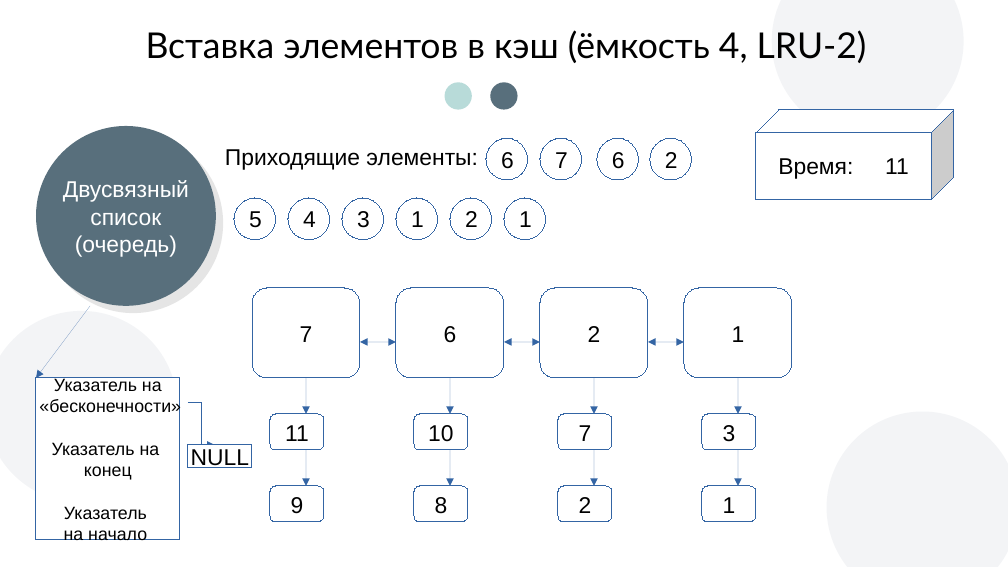
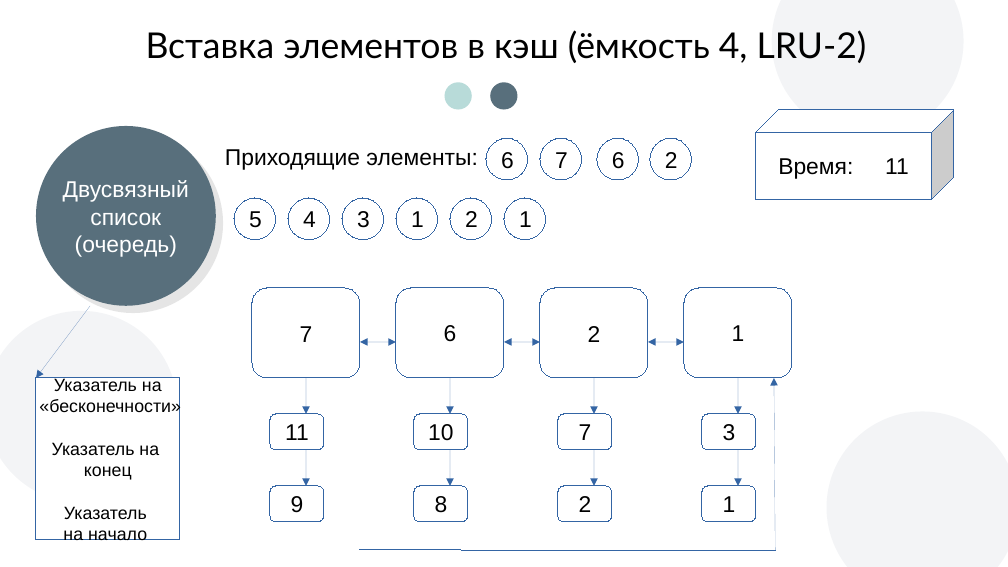
Before and after one commit to andreyStrachuk/LRU-K, a slide deck: slide 24 of Theory/Презентация LRU-K.pptx. Drawn at 1008x567 pixels with LibreOffice and Linux fonts; fonts in the diff are those of the drawing; background and template pictures are left out. Boxes give left, top, right and bottom in pixels: in the first picture for what was removed or moved away, otherwise in the second. Text is boxed around its words. In the diff, an @@ line names an element or a change of style, - is before the commit and + after.

```diff
--- a/Theory/Презентация LRU-K.pptx
+++ b/Theory/Презентация LRU-K.pptx
@@ freeform shape "1" at box(684, 288, 792, 378): outline redrawn @@
@@ arrow added from (776, 550) to (774, 378), #3465A4 0 pt @@
@@ elbow arrow removed from (188, 402) to (215, 445) @@
@@ rectangle removed at box(188, 445, 252, 468) @@
-NULL
@@ line added from (360, 550) to (776, 551), #3465A4 0 pt @@
```
Also in this commit, not shown: 25 other slides changed.
